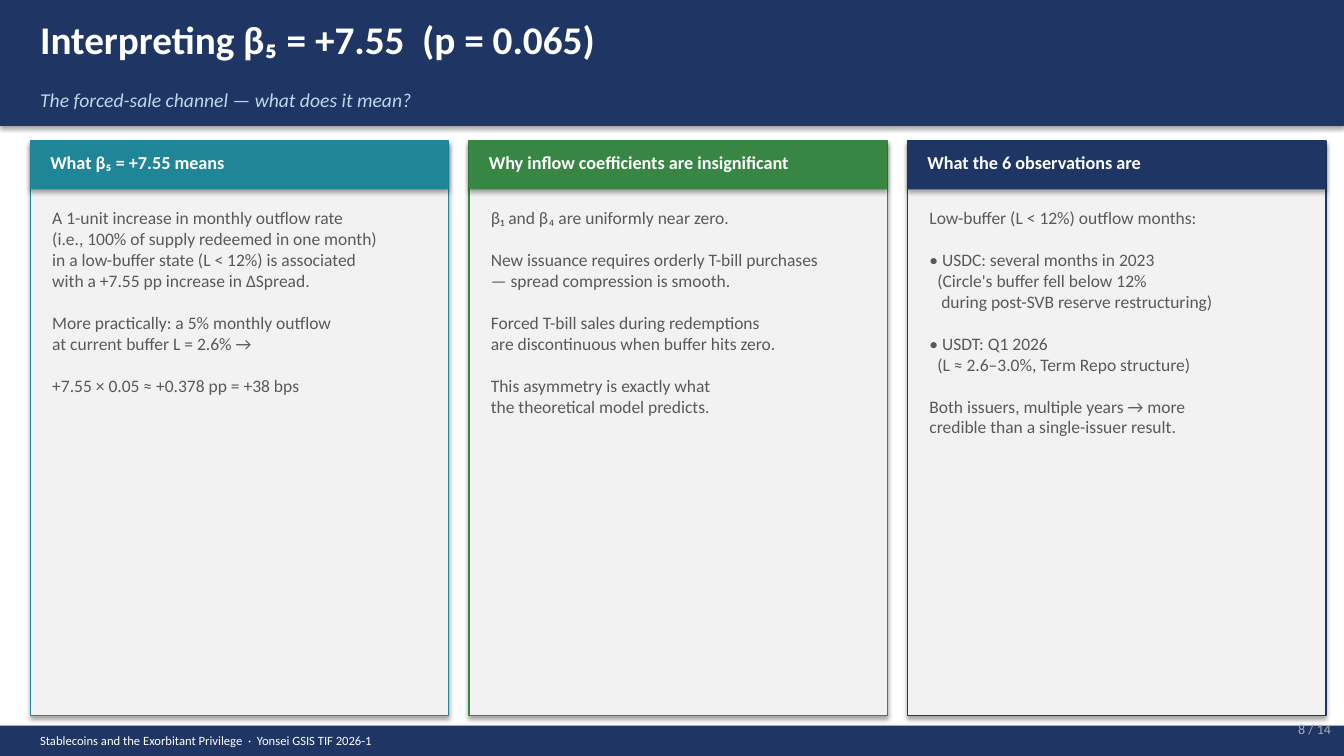
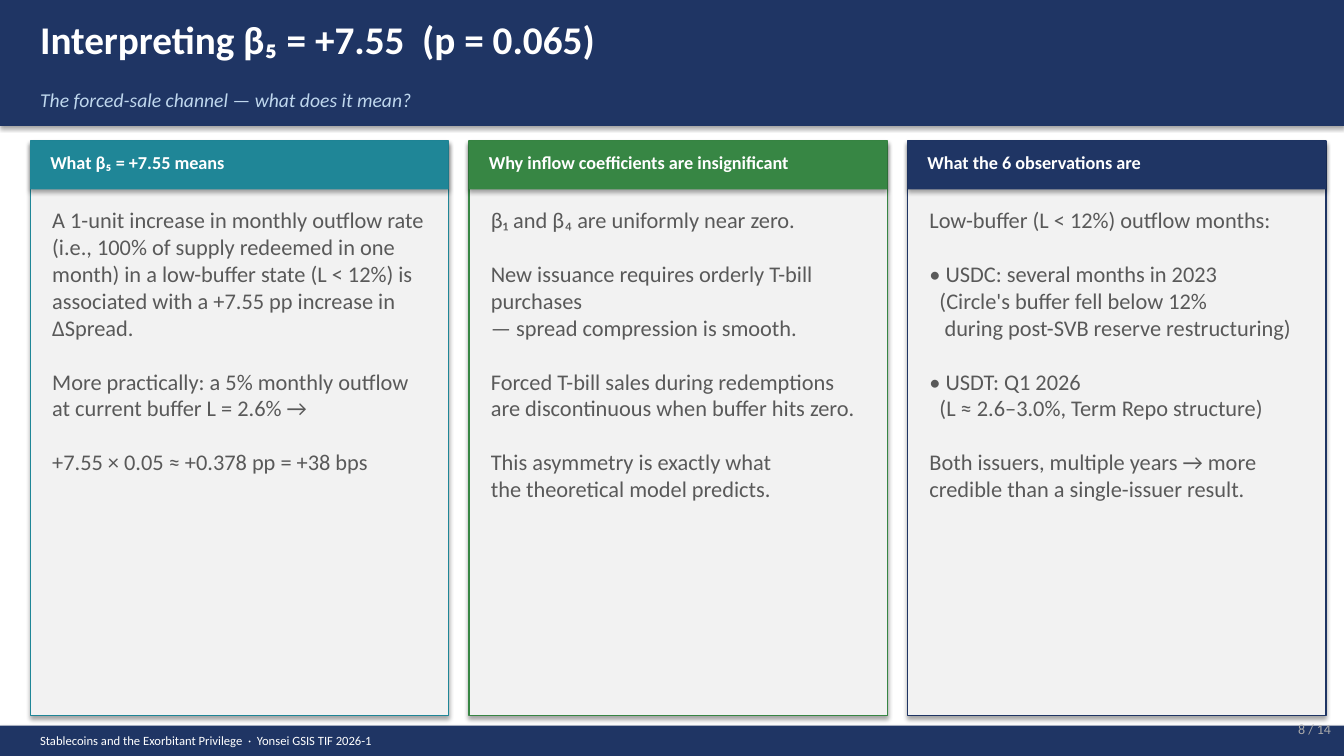
Before and after one commit to kimmireu0921/Stablecoins-and-the-Exorbitant-Privilege, a slide deck: slide 8 of presentations/0624_Methodology_Update_Final.pptx. Drawn at 1344x756 pixels with LibreOffice and Linux fonts; fonts in the diff are those of the drawing. Boxes give left, top, right and bottom in pixels: in the first picture for what was removed or moved away, otherwise in the second. Text is boxed around its words. In the diff, an @@ line names an element or a change of style, - is before the commit and + after.

```diff
--- a/presentations/0624_Methodology_Update_Final.pptx
+++ b/presentations/0624_Methodology_Update_Final.pptx
@@ size 12.5 to 16 pt in 3 elements at (491, 212, 854, 501), (929, 212, 1291, 501), (52, 212, 423, 474) @@
```
Also in this commit, not shown: 2 other slides changed.
